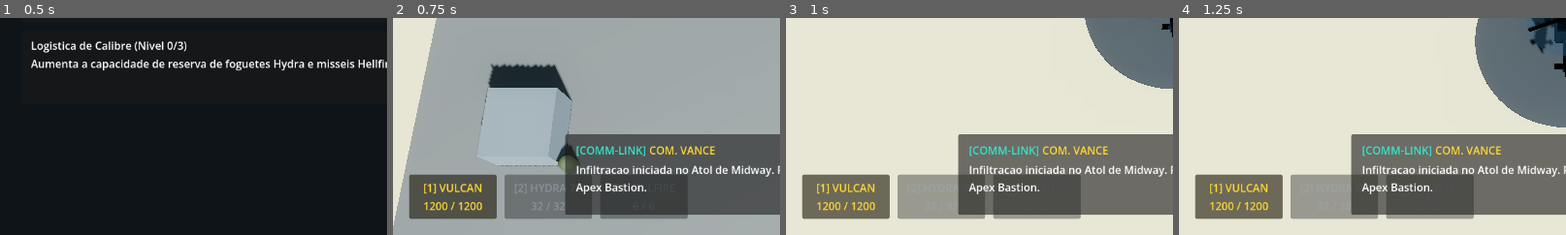
Above: before the commit, frames 1-4 (left to right).
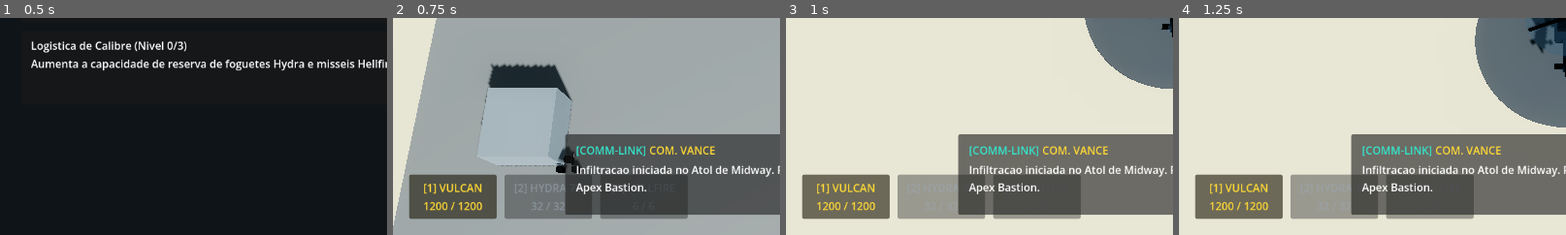
Above: after the commit, the same moments.

Repository: alexcamargos/BlackoutStrike
Game: Godot game, scene res://scenes/core/main.tscn
The game is run twice, just before and just after one commit, with the same random seed, the same clock (stepped at 60 frames per second) and the same inputs.
Inputs:
- Up to frame 1 (0.5 s): no input
- Up to frame 2 (0.75 s): click "INICIAR INCURSAO" at 0.5 s
- Up to frame 3 (1 s): no input
- Up to frame 4 (1.25 s): no input
The pictures show only the part of the screen within x 0-50%, y 50-100%; the shares and areas given below are measured in that part.

Frame 1 is identical in both runs. In frame 2, 0.4% of the frame differs, in the area x 42-49%, y 57-72%; in frame 3, nothing differs; in frame 4, nothing differs.

Commit message:
feat(enemies): implementar malhas modulares de mercenario e drone cacador

Diff:
--- a/scenes/entities/enemies/hunter_drone.tscn
+++ b/scenes/entities/enemies/hunter_drone.tscn
@@ -7,17 +7,46 @@
 [sub_resource type="SphereShape3D" id="SphereShape3D_hitbox"]
 radius = 0.8
 
-[sub_resource type="StandardMaterial3D" id="StandardMaterial3D_drone"]
-albedo_color = Color(0.18, 0.2, 0.24, 1)
+[sub_resource type="StandardMaterial3D" id="StandardMaterial3D_antracite"]
+albedo_color = Color(0.121569, 0.133333, 0.14902, 1)
 metallic = 0.8
-roughness = 0.3
+roughness = 0.28
+
+[sub_resource type="StandardMaterial3D" id="StandardMaterial3D_dark_metal"]
+albedo_color = Color(0.08, 0.09, 0.11, 1)
+metallic = 0.85
+roughness = 0.2
+
+[sub_resource type="StandardMaterial3D" id="StandardMaterial3D_emissive_red"]
+albedo_color = Color(0.85098, 0.219608, 0.117647, 1)
 emission_enabled = true
-emission = Color(0.8, 0.1, 0.1, 1)
-emission_energy_multiplier = 2.0
+emission = Color(0.85098, 0.219608, 0.117647, 1)
+emission_energy_multiplier = 3.5
 
 [sub_resource type="BoxMesh" id="BoxMesh_drone_hull"]
-material = SubResource("StandardMaterial3D_drone")
-size = Vector3(1.2, 0.3, 1.2)
+material = SubResource("StandardMaterial3D_antracite")
+size = Vector3(1.1, 0.35, 1.3)
+
+[sub_resource type="SphereMesh" id="SphereMesh_sensor_eye"]
+material = SubResource("StandardMaterial3D_emissive_red")
+radius = 0.2
+height = 0.4
+
+[sub_resource type="CylinderMesh" id="CylinderMesh_nacelle"]
+material = SubResource("StandardMaterial3D_dark_metal")
+top_radius = 0.18
+bottom_radius = 0.18
+height = 0.3
+
+[sub_resource type="CylinderMesh" id="CylinderMesh_glow_ring"]
+material = SubResource("StandardMaterial3D_emissive_red")
+top_radius = 0.16
+bottom_radius = 0.16
+height = 0.05
+
+[sub_resource type="BoxMesh" id="BoxMesh_plasma_cannons"]
+material = SubResource("StandardMaterial3D_dark_metal")
+size = Vector3(0.5, 0.14, 0.65)
 
 [node name="HunterDrone" type="CharacterBody3D" groups=["air_enemies", "enemies"]]
 collision_layer = 8
@@ -27,8 +56,55 @@
 [node name="CollisionShape3D" type="CollisionShape3D" parent="."]
 shape = SubResource("SphereShape3D_hitbox")
 
-[node name="MeshInstance3D" type="MeshInstance3D" parent="."]
+[node name="ModelContainer" type="Node3D" parent="."]
+
+[node name="DroneHull" type="MeshInstance3D" parent="ModelContainer"]
 mesh = SubResource("BoxMesh_drone_hull")
+
+[node name="SensorEye" type="MeshInstance3D" parent="ModelContainer/DroneHull"]
+transform = Transform3D(1, 0, 0, 0, 1, 0, 0, 0, 1, 0, 0.05, -0.65)
+mesh = SubResource("SphereMesh_sensor_eye")
+
+[node name="ThrusterFL" type="MeshInstance3D" parent="ModelContainer/DroneHull"]
+transform = Transform3D(1, 0, 0, 0, 1, 0, 0, 0, 1, -0.65, 0.08, -0.45)
+mesh = SubResource("CylinderMesh_nacelle")
+
+[node name="GlowRingFL" type="MeshInstance3D" parent="ModelContainer/DroneHull/ThrusterFL"]
+transform = Transform3D(1, 0, 0, 0, 1, 0, 0, 0, 1, 0, -0.15, 0)
+mesh = SubResource("CylinderMesh_glow_ring")
+
+[node name="ThrusterFR" type="MeshInstance3D" parent="ModelContainer/DroneHull"]
+transform = Transform3D(1, 0, 0, 0, 1, 0, 0, 0, 1, 0.65, 0.08, -0.45)
+mesh = SubResource("CylinderMesh_nacelle")
+
+[node name="GlowRingFR" type="MeshInstance3D" parent="ModelContainer/DroneHull/ThrusterFR"]
+transform = Transform3D(1, 0, 0, 0, 1, 0, 0, 0, 1, 0, -0.15, 0)
+mesh = SubResource("CylinderMesh_glow_ring")
+
+[node name="ThrusterRL" type="MeshInstance3D" parent="ModelContainer/DroneHull"]
+transform = Transform3D(1, 0, 0, 0, 1, 0, 0, 0, 1, -0.65, 0.08, 0.45)
+mesh = SubResource("CylinderMesh_nacelle")
+
+[node name="GlowRingRL" type="MeshInstance3D" parent="ModelContainer/DroneHull/ThrusterRL"]
+transform = Transform3D(1, 0, 0, 0, 1, 0, 0, 0, 1, 0, -0.15, 0)
+mesh = SubResource("CylinderMesh_glow_ring")
+
+[node name="ThrusterRR" type="MeshInstance3D" parent="ModelContainer/DroneHull"]
+transform = Transform3D(1, 0, 0, 0, 1, 0, 0, 0, 1, 0.65, 0.08, 0.45)
+mesh = SubResource("CylinderMesh_nacelle")
+
+[node name="GlowRingRR" type="MeshInstance3D" parent="ModelContainer/DroneHull/ThrusterRR"]
+transform = Transform3D(1, 0, 0, 0, 1, 0, 0, 0, 1, 0, -0.15, 0)
+mesh = SubResource("CylinderMesh_glow_ring")
+
+[node name="Turret" type="Node3D" parent="."]
+transform = Transform3D(1, 0, 0, 0, 1, 0, 0, 0, 1, 0, -0.22, -0.2)
+
+[node name="PlasmaCannons" type="MeshInstance3D" parent="Turret"]
+mesh = SubResource("BoxMesh_plasma_cannons")
+
+[node name="Muzzle" type="Marker3D" parent="Turret"]
+transform = Transform3D(1, 0, 0, 0, 1, 0, 0, 0, 1, 0, 0, -0.45)
 
 [node name="HealthComponent" type="Node" parent="."]
 script = ExtResource("1_health")
--- a/scenes/entities/enemies/mercenary_squad.tscn
+++ b/scenes/entities/enemies/mercenary_squad.tscn
@@ -8,14 +8,47 @@
 radius = 0.6
 height = 1.8
 
-[sub_resource type="StandardMaterial3D" id="StandardMaterial3D_mercenary"]
-albedo_color = Color(0.25, 0.28, 0.22, 1)
-roughness = 0.8
+[sub_resource type="StandardMaterial3D" id="StandardMaterial3D_antracite"]
+albedo_color = Color(0.121569, 0.133333, 0.14902, 1)
+metallic = 0.75
+roughness = 0.35
 
-[sub_resource type="CapsuleMesh" id="CapsuleMesh_squad"]
-material = SubResource("StandardMaterial3D_mercenary")
-radius = 0.5
-height = 1.6
+[sub_resource type="StandardMaterial3D" id="StandardMaterial3D_dark_metal"]
+albedo_color = Color(0.08, 0.09, 0.11, 1)
+metallic = 0.85
+roughness = 0.2
+
+[sub_resource type="StandardMaterial3D" id="StandardMaterial3D_emissive_red"]
+albedo_color = Color(0.85098, 0.219608, 0.117647, 1)
+emission_enabled = true
+emission = Color(0.85098, 0.219608, 0.117647, 1)
+emission_energy_multiplier = 3.5
+
+[sub_resource type="BoxMesh" id="BoxMesh_torso"]
+material = SubResource("StandardMaterial3D_antracite")
+size = Vector3(0.45, 0.55, 0.3)
+
+[sub_resource type="BoxMesh" id="BoxMesh_helmet"]
+material = SubResource("StandardMaterial3D_dark_metal")
+size = Vector3(0.3, 0.3, 0.32)
+
+[sub_resource type="BoxMesh" id="BoxMesh_visor"]
+material = SubResource("StandardMaterial3D_emissive_red")
+size = Vector3(0.22, 0.08, 0.1)
+
+[sub_resource type="BoxMesh" id="BoxMesh_flanker_torso"]
+material = SubResource("StandardMaterial3D_antracite")
+size = Vector3(0.4, 0.5, 0.28)
+
+[sub_resource type="BoxMesh" id="BoxMesh_rifle"]
+material = SubResource("StandardMaterial3D_dark_metal")
+size = Vector3(0.1, 0.14, 0.65)
+
+[sub_resource type="CylinderMesh" id="CylinderMesh_laser"]
+material = SubResource("StandardMaterial3D_emissive_red")
+top_radius = 0.02
+bottom_radius = 0.02
+height = 0.2
 
 [node name="MercenarySquad" type="CharacterBody3D" groups=["enemies", "ground_enemies"]]
 collision_layer = 4
@@ -26,9 +59,41 @@
 transform = Transform3D(1, 0, 0, 0, 1, 0, 0, 0, 1, 0, 0.9, 0)
 shape = SubResource("CapsuleShape3D_hitbox")
 
-[node name="MeshInstance3D" type="MeshInstance3D" parent="."]
-transform = Transform3D(1, 0, 0, 0, 1, 0, 0, 0, 1, 0, 0.8, 0)
-mesh = SubResource("CapsuleMesh_squad")
+[node name="ModelContainer" type="Node3D" parent="."]
+transform = Transform3D(1, 0, 0, 0, 1, 0, 0, 0, 1, 0, 0.45, 0)
+
+[node name="SquadLeaderTorso" type="MeshInstance3D" parent="ModelContainer"]
+transform = Transform3D(1, 0, 0, 0, 1, 0, 0, 0, 1, 0, 0.25, -0.2)
+mesh = SubResource("BoxMesh_torso")
+
+[node name="LeaderHelmet" type="MeshInstance3D" parent="ModelContainer/SquadLeaderTorso"]
+transform = Transform3D(1, 0, 0, 0, 1, 0, 0, 0, 1, 0, 0.42, 0)
+mesh = SubResource("BoxMesh_helmet")
+
+[node name="LeaderVisor" type="MeshInstance3D" parent="ModelContainer/SquadLeaderTorso/LeaderHelmet"]
+transform = Transform3D(1, 0, 0, 0, 1, 0, 0, 0, 1, 0, 0, -0.16)
+mesh = SubResource("BoxMesh_visor")
+
+[node name="FlankerLeft" type="MeshInstance3D" parent="ModelContainer"]
+transform = Transform3D(1, 0, 0, 0, 1, 0, 0, 0, 1, -0.45, 0.2, 0.35)
+mesh = SubResource("BoxMesh_flanker_torso")
+
+[node name="FlankerRight" type="MeshInstance3D" parent="ModelContainer"]
+transform = Transform3D(1, 0, 0, 0, 1, 0, 0, 0, 1, 0.45, 0.2, 0.35)
+mesh = SubResource("BoxMesh_flanker_torso")
+
+[node name="Turret" type="Node3D" parent="."]
+transform = Transform3D(1, 0, 0, 0, 1, 0, 0, 0, 1, 0.22, 0.75, -0.25)
+
+[node name="RifleMesh" type="MeshInstance3D" parent="Turret"]
+mesh = SubResource("BoxMesh_rifle")
+
+[node name="LaserSight" type="MeshInstance3D" parent="Turret/RifleMesh"]
+transform = Transform3D(1, 0, 0, 0, -4.37114e-08, 1, 0, -1, -4.37114e-08, 0.06, 0.08, -0.2)
+mesh = SubResource("CylinderMesh_laser")
+
+[node name="Muzzle" type="Marker3D" parent="Turret"]
+transform = Transform3D(1, 0, 0, 0, 1, 0, 0, 0, 1, 0, 0, -0.45)
 
 [node name="HealthComponent" type="Node" parent="."]
 script = ExtResource("1_health")
Not shown: 1 places in scenes/entities/enemies/hunter_drone.tscn that only renumber resources
Not shown: 1 places in scenes/entities/enemies/mercenary_squad.tscn that only renumber resources
